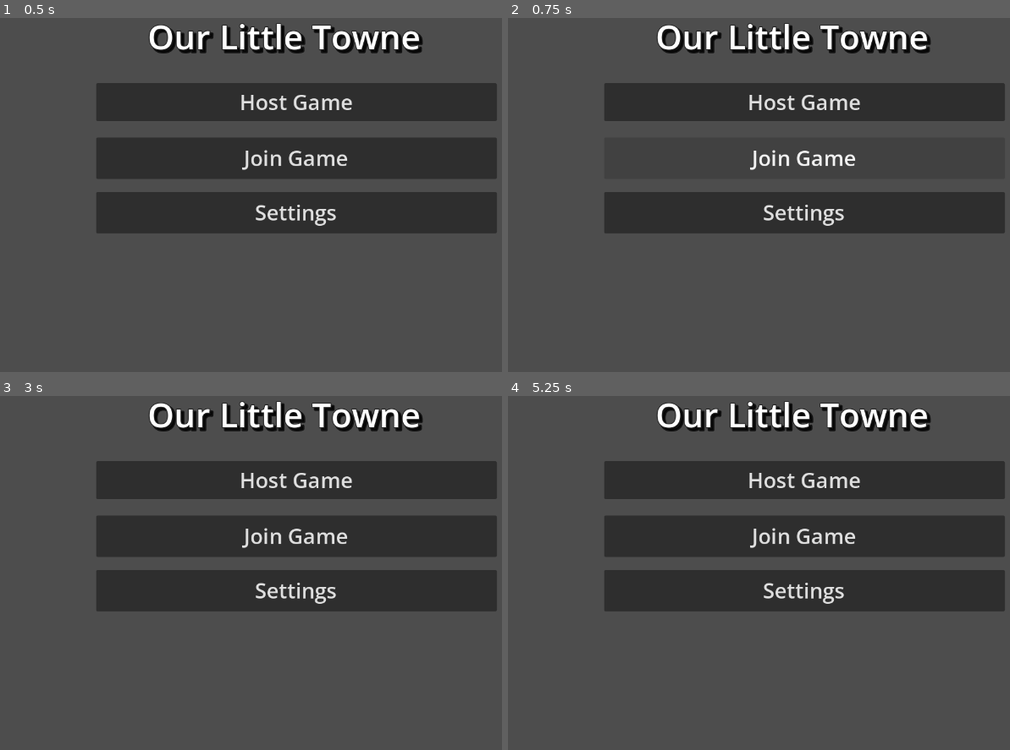
Above: before the commit, frames 1-4 (two rows, left to right).
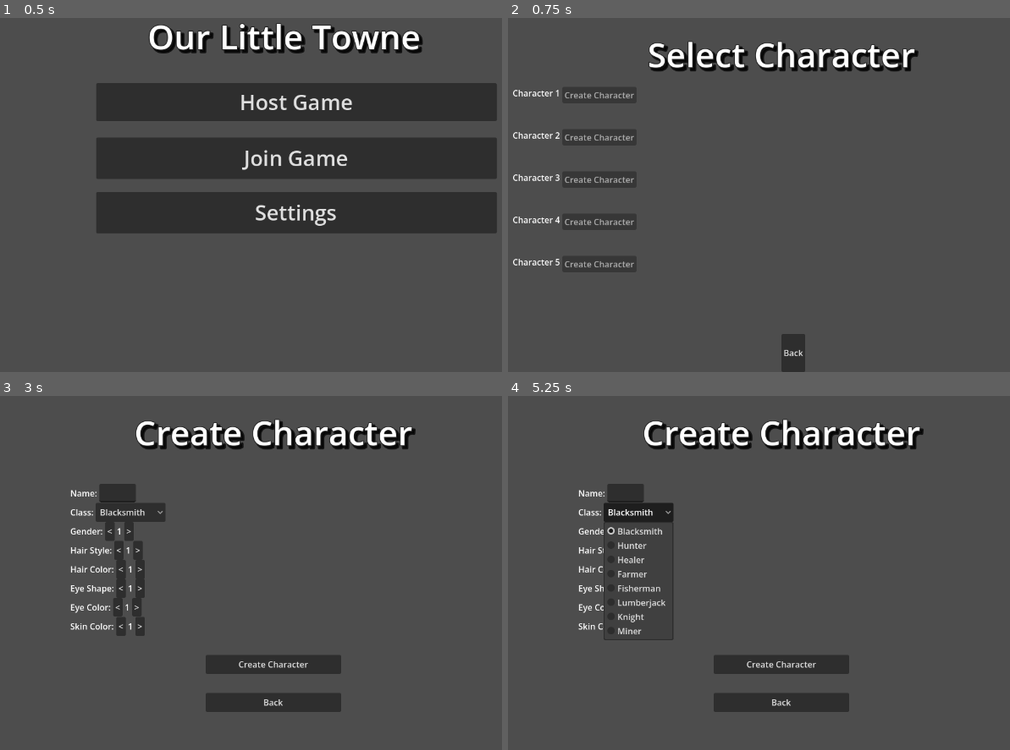
Above: after the commit, the same moments.

Repository: Miller-Nerd/our-little-towne
Game: Godot game, scene res://main_menu.tscn
The game is run twice, just before and just after one commit, with the same random seed, the same clock (stepped at 60 frames per second) and the same inputs.
Inputs (mouse positions are in pixels of both pictures, inside the frame that each line leads up to):
- Up to frame 1 (0.5 s): no input
- Up to frame 2 (0.75 s): click "Join Game" at 0.5 s
- Up to frame 3 (3 s): click (286, 732) at 1.25 s, where only the run after the commit has a clickable "Back"; click "Host Game" at 2 s; click (90, 473) at 2.75 s, where only the run after the commit has a clickable "Create Character"
- Up to frame 4 (5.25 s): click (779, 703) at 3.5 s, where only the run after the commit has a clickable "Back"; click (598, 516) at 4.25 s, where only the run after the commit has a clickable "Create Character"; click (638, 512) at 5 s, where only the run after the commit has a clickable "Blacksmith"

Frame 1 is identical in both runs. In frame 2, 24% of the frame differs, in the area x 1-99%, y 1-100%; in frame 3, 34%, in the area x 13-99%, y 1-90%; in frame 4, 33%.
Error before the commit: Parse Error: Function "_on_join_pressed" has the same name as a previously declared function. (res://main_menu.gd:25)

Commit message:
networking fix partial 3

Diff:
--- a/main_menu.gd
+++ b/main_menu.gd
@@ -19,11 +19,6 @@
 
 func _on_join_pressed():
 	print("Join game pressed!")
-	get_tree().set_meta("host_mode", false)
-	get_tree().change_scene_to_file("res://character_select.tscn")
-
-func _on_join_pressed():
-	print("Join game pressed!")
 	# Set flag indicating this is a join flow, then go to character select
 	get_tree().set_meta("host_mode", false)
 	get_tree().change_scene_to_file("res://character_select.tscn")
